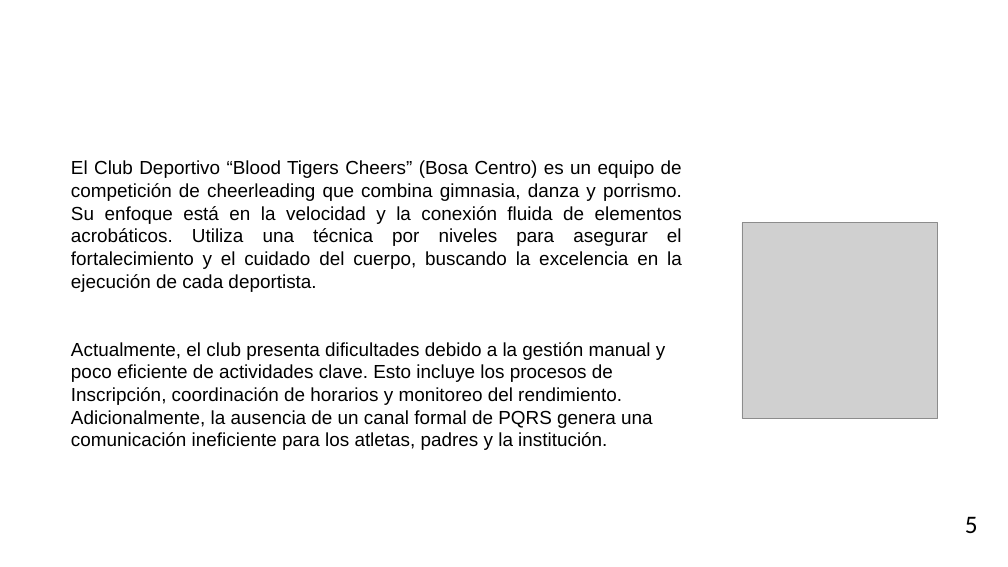
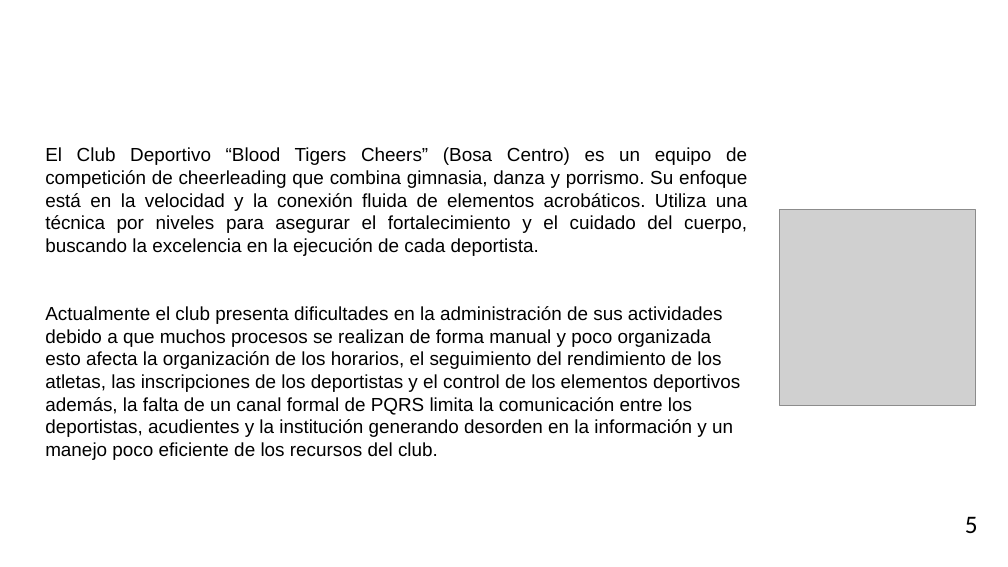
Before and after one commit to DONLEO21/Pruebas, a slide deck: slide 5 of Documentación/Presentacion_SENA_CheerClick_I.pptx. Drawn at 1008x567 pixels with LibreOffice and Linux fonts; fonts in the diff are those of the drawing; grey boxes stand for pictures; background and template pictures are left out. Boxes give left, top, right and bottom in pixels: in the first picture for what was removed or moved away, otherwise in the second. Text is boxed around its words. In the diff, an @@ line names an element or a change of style, - is before the commit and + after.

Commit message:
Tercera Versión Presentación CheerClick I

```diff
--- a/Documentación/Presentacion_SENA_CheerClick_I.pptx
+++ b/Documentación/Presentacion_SENA_CheerClick_I.pptx
@@ text "El Club Deportivo “Blood Tigers ...": place and size @@
-text "El Club Deportivo “Blood Tigers ..." at <box>71,160,682,450</box>
+text "El Club Deportivo “Blood Tigers ..." at <box>45,147,748,460</box>
@@ picture: place and size @@
-picture at <box>742,223,938,419</box>
+picture at <box>780,210,975,406</box>
@@ text at <box>45,306,740,460</box>: text changed @@
-Actualmente, el club presenta dificultades debido a la gestión manual y poco eficiente de actividades clave. Esto incluye los procesos de Inscripción, coordinación de horarios y monitoreo del rendimiento. Adicionalmente, la ausencia de un canal formal de PQRS genera una comunicación ineficiente para los atletas, padres y la institución.
+Actualmente el club presenta dificultades en la administración de sus actividades debido a que muchos procesos se realizan de forma manual y poco organizada esto afecta la organización de los horarios, el seguimiento del rendimiento de los atletas, las inscripciones de los deportistas y el control de los elementos deportivos además, la falta de un canal formal de PQRS limita la comunicación entre los deportistas, acudientes y la institución generando desorden en la información y un manejo poco eficiente de los recursos del club.
```
Also in this commit, not shown: 9 other slides changed, 1 slide added.
